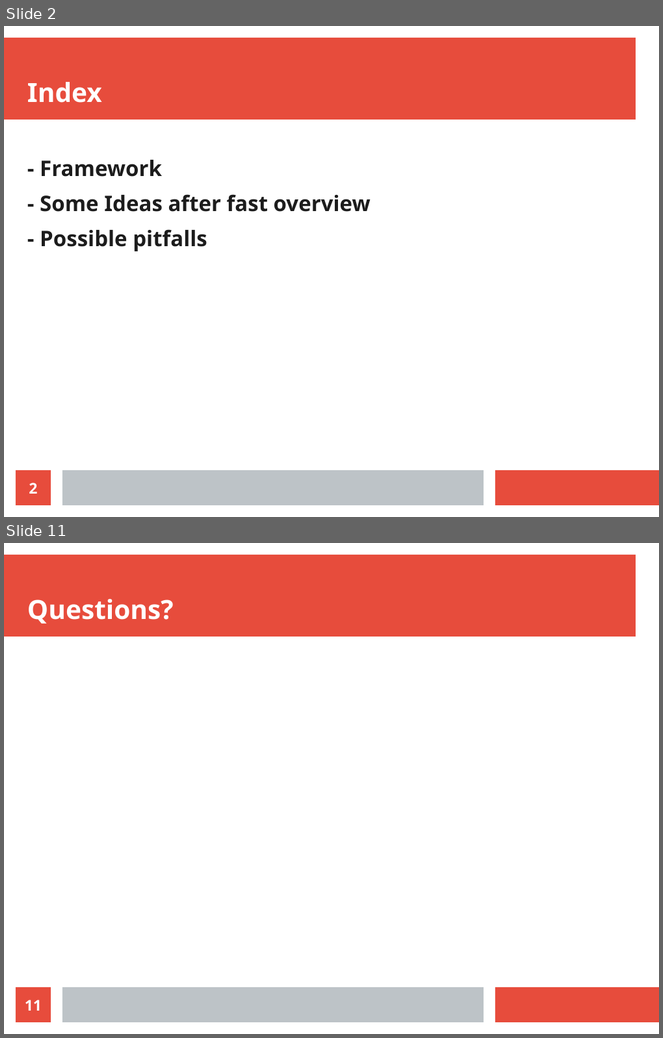
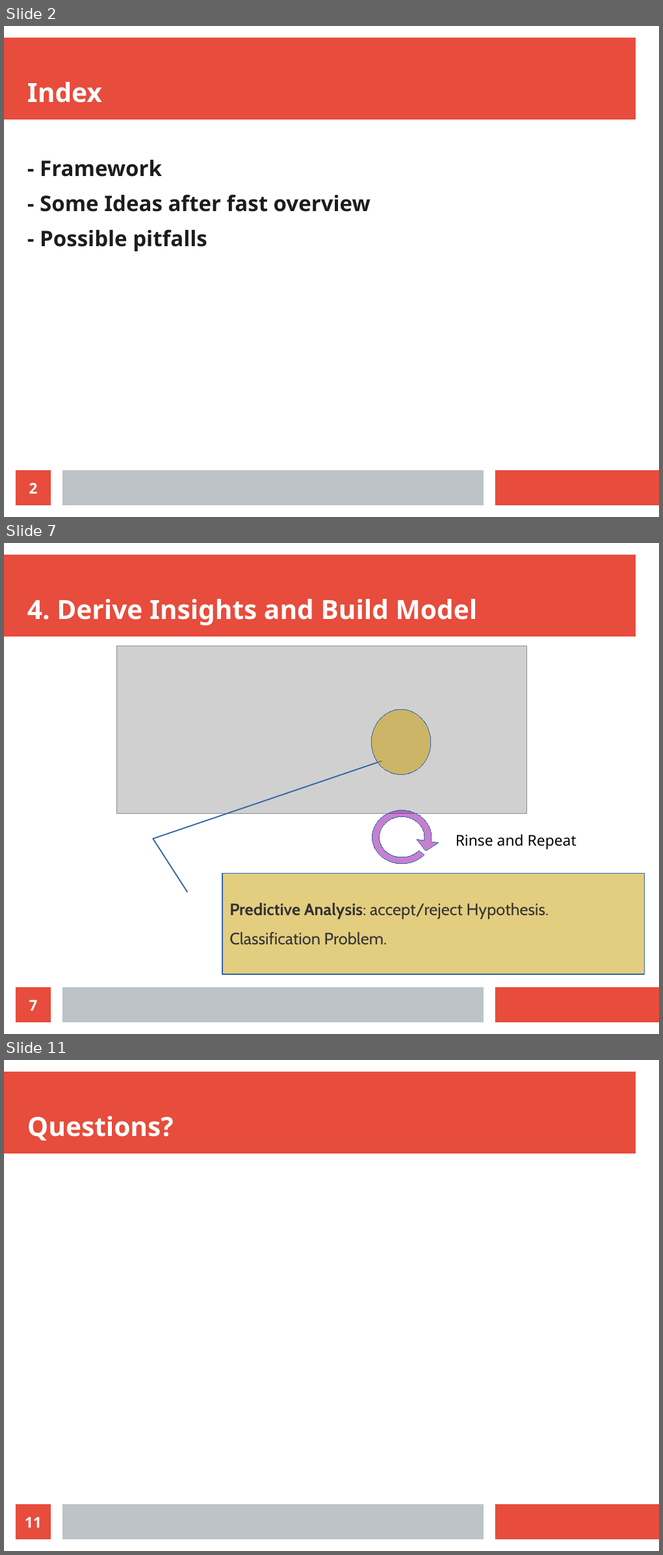
Before and after one commit to alefbenages/CrediOne, a slide deck: Presentation.odp. Shown one above the other, each under a label of ours: slides 2 and 11 before the commit, slides 2, 7 and 11 after it; the slides between them are not shown. The pictures are 663x1038 and 663x1555 pixels, drawn with LibreOffice and Linux fonts; fonts in the diff are those of the drawing; grey boxes stand for pictures. Boxes give left, top, right and bottom in pixels: in the first picture for what was removed or moved away, otherwise in the second. Text is boxed around its words. In the diff, an @@ line names an element or a change of style, - is before the commit and + after.

```diff
--- a/Presentation.odp
+++ b/Presentation.odp
@@ slide 7 added at box(4, 543, 659, 1034), background #FFFFFF; not listed: 3 template elements that a slide beside it also shows @@
@@ title added at box(27, 599, 478, 626), 32 pt, text #FFFFFF, bold @@
+4. Derive Insights and Build Model
@@ picture added at box(117, 646, 527, 813) @@
@@ ellipse added at box(371, 709, 431, 775), fill #C99C00 at 50% opacity, outline #3465A4 0 pt @@
@@ freeform shape added at box(373, 811, 432, 864), fill #8E03A3 at 50% opacity, outline #3465A4 0 pt @@
@@ text added at box(456, 834, 577, 850), 18 pt, text #000000 @@
+Rinse and Repeat
@@ border callout added at box(223, 874, 645, 975), fill #C99C00 at 50% opacity, outline #3465A4 1.45 pt @@
@@ text added at box(230, 903, 549, 945), 20 pt, text #333333 @@
+Predictive Analysis: accept/reject Hypothesis.
+Classification Problem.
@@ page number added at box(16, 988, 51, 1023), fill #E74C3C, 18 pt, text #FFFFFF, bold @@
+7
```
Also in this commit, not shown: 5 slides changed, 6 other slides added, 4 slides removed, 19 other files.
